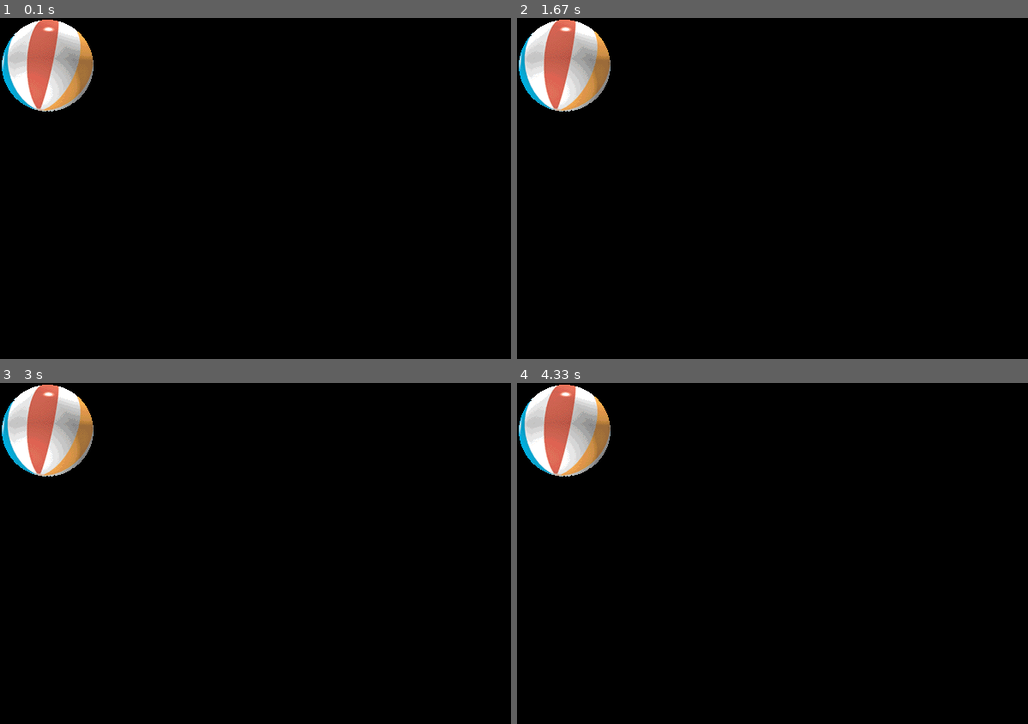
Above: before the commit, frames 1-4 (two rows, left to right).
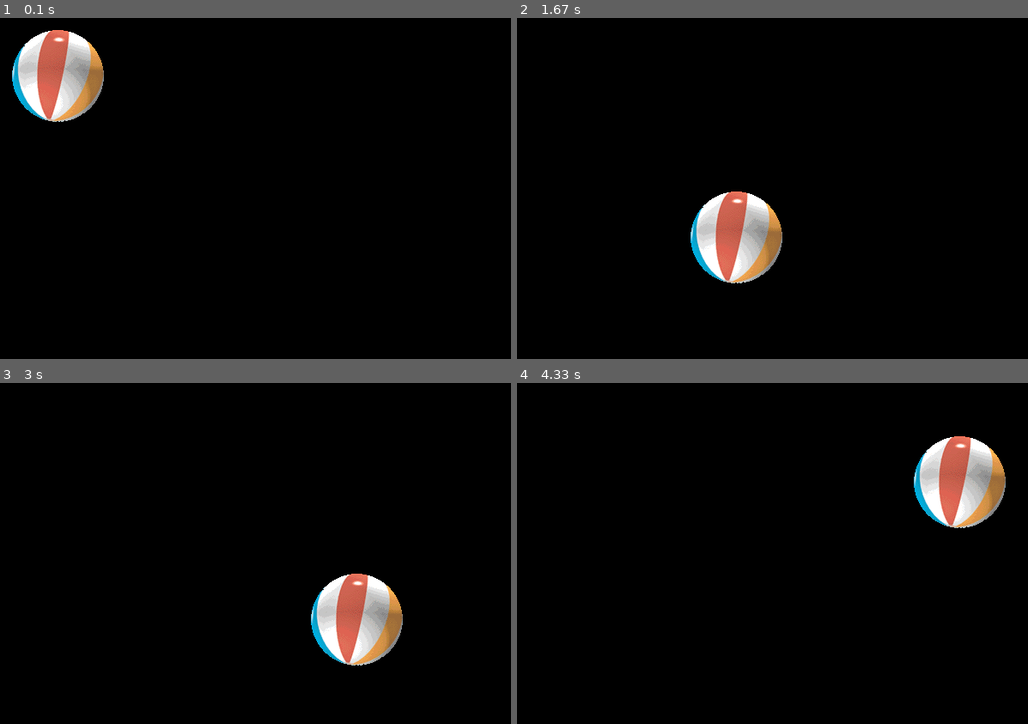
Above: after the commit, the same moments.

Repository: AllenGX/PYgame
Game: pygame game, started from ball/ball.py
Same seed, same stepped clock (60 frames per second), same inputs: the game is played once before the commit and once after it.
Inputs:
- Up to frame 1 (0.1 s): no input
- Up to frame 2 (1.67 s): no input
- Up to frame 3 (3 s): no input
- Up to frame 4 (4.33 s): no input

The runs differ from the first frame. In frame 1, 3.7% of the frame differs, in the area x 0-21%, y 0-31%; in frame 2, 7.5%, in the area x 0-52%, y 0-78%; in frame 3, 7.5%; in frame 4, 7.5%.

Commit message:
add fps to control update frequency

Diff:
--- a/ball/ball.py
+++ b/ball/ball.py
@@ -4,6 +4,8 @@
 size = width, height = 600, 400
 speed = [1, 1]
 Black = 0, 0, 0
+fps=300
+fClock=pygame.time.Clock()
 screen = pygame.display.set_mode(size)
 pygame.display.set_caption("壁球game")
 ball = pygame.image.load("1.gif")  # 导入图像
@@ -13,8 +15,8 @@
     for event in pygame.event.get():
         if event.type == pygame.QUIT:
             sys.exit()
+    ballRect = ballRect.move(speed[0], speed[1])
     if ballRect.left < 0 or ballRect.right > width:
-        ballRect = ballRect.move(speed[0], speed[1])
         speed[0] = -speed[0]
     if ballRect.top < 0 or ballRect.bottom > height:
         speed[1] = -speed[1]
@@ -22,3 +24,4 @@
     screen.fill(Black)  # 为背景填充颜色
     screen.blit(ball, ballRect)  # 在矩形位置绘制图像
     pygame.display.update()
+    fClock.tick(fps)    #设置刷新时间   每秒钟300次
